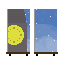
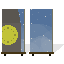
Layers edited between the first and the second w=64, h=64 image:
painted on "Layer 1" over box(1, 9, 58, 56)
added layer "Layer 2" (10%) above "Background" over box(3, 44, 64, 55)
